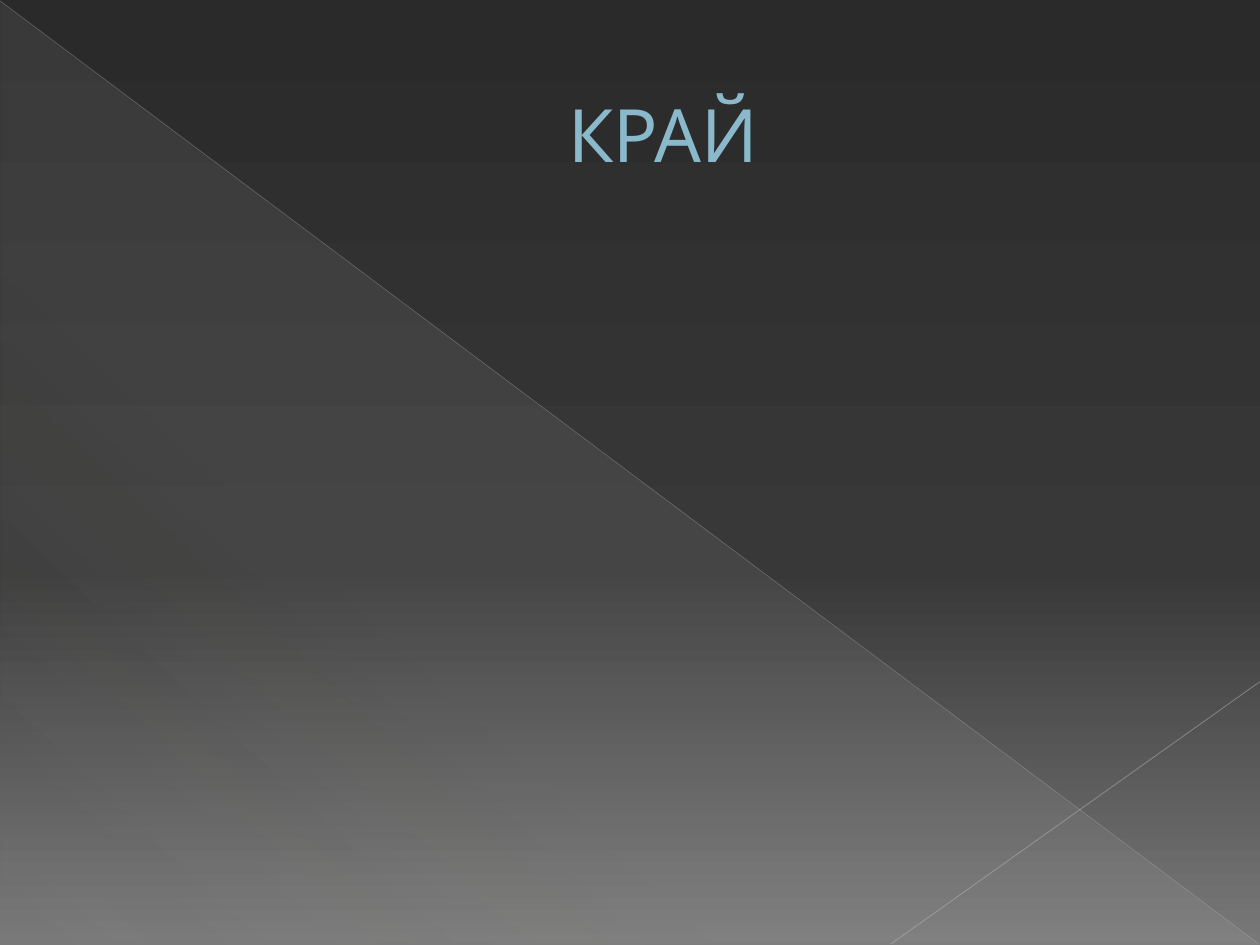
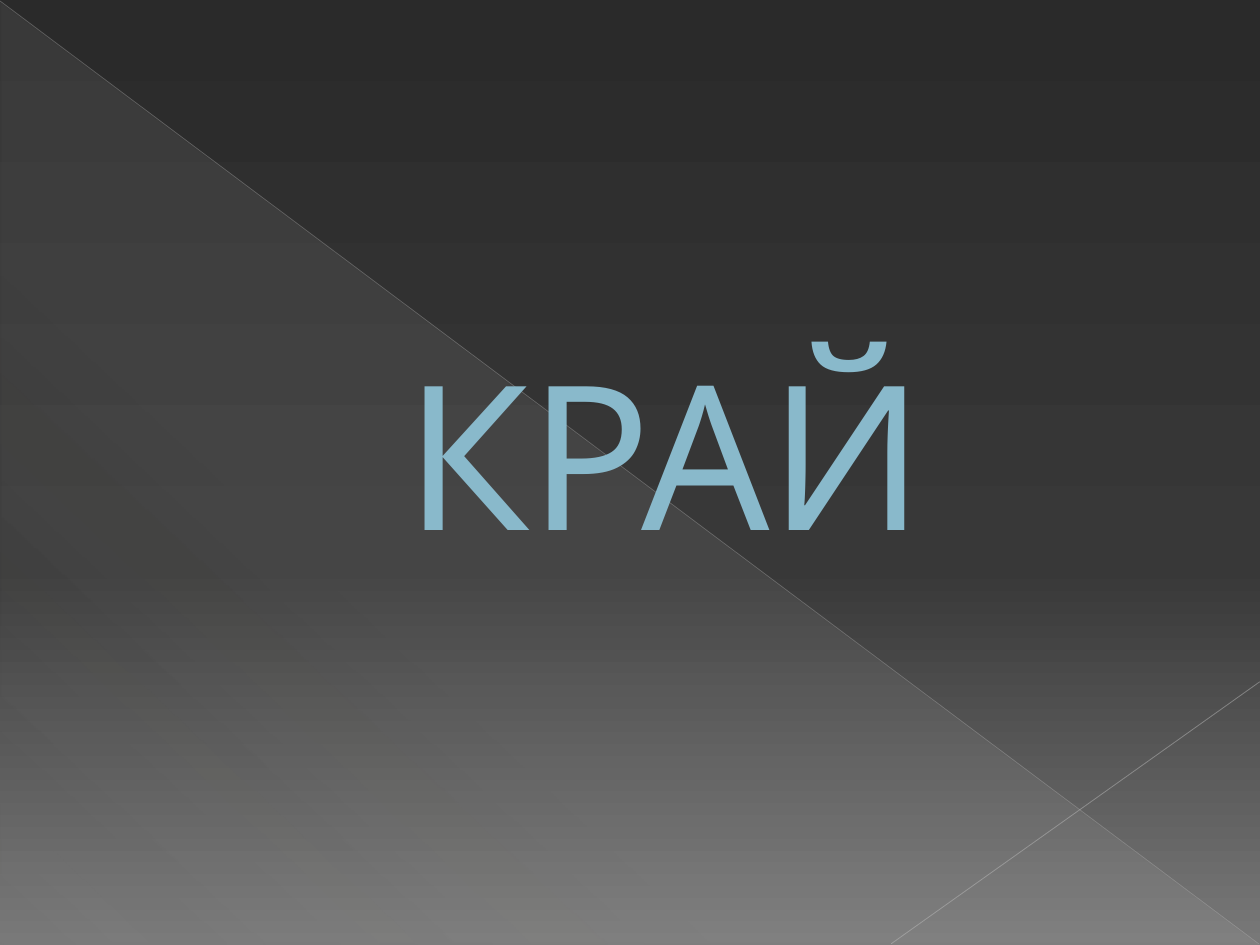
Before and after one commit to aon4o/HackTUES-365, a slide deck: slide 7 of Presentation.pptx. Drawn at 1260x945 pixels with LibreOffice and Linux fonts; fonts in the diff are those of the drawing. Boxes give left, top, right and bottom in pixels: in the first picture for what was removed or moved away, otherwise in the second. Text is boxed around its words. In the diff, an @@ line names an element or a change of style, - is before the commit and + after.

```diff
--- a/Presentation.pptx
+++ b/Presentation.pptx
@@ title "КРАЙ": place and size @@
-title "КРАЙ" at <box>569,94,759,162</box>
+title "КРАЙ" at <box>405,342,924,530</box>
@@ title "КРАЙ" at <box>405,342,924,530</box>: size 42 to 115 pt @@
```
Also in this commit, not shown: 4 other slides changed.
